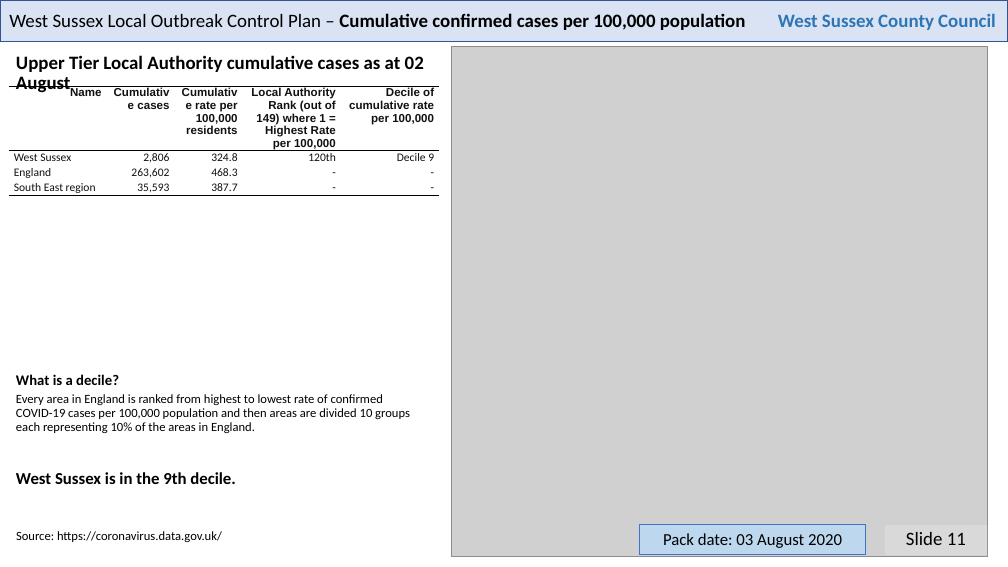
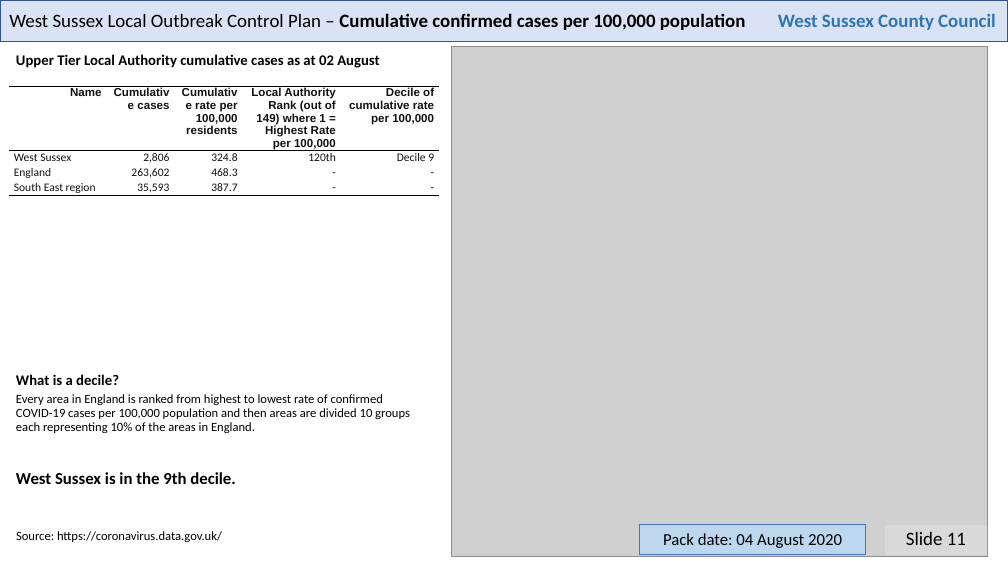
Before and after one commit to psychty/wsx_covid_datapack_public, a slide deck: slide 11 of Latest_West_Sussex_C19_slide_deck.pptx. Drawn at 1008x567 pixels with LibreOffice and Linux fonts; fonts in the diff are those of the drawing; grey boxes stand for pictures. Boxes give left, top, right and bottom in pixels: in the first picture for what was removed or moved away, otherwise in the second. Text is boxed around its words. In the diff, an @@ line names an element or a change of style, - is before the commit and + after.

```diff
--- a/Latest_West_Sussex_C19_slide_deck.pptx
+++ b/Latest_West_Sussex_C19_slide_deck.pptx
@@ text "Upper Tier Local Authority cumulative ..." at [16, 54, 380, 68]: size 18 to 14 pt @@
@@ text in rectangle at [663, 533, 842, 548]: text changed @@
-Pack date: 03 August 2020
+Pack date: 04 August 2020
```
Also in this commit, not shown: 20 other slides changed, 39 other files.
